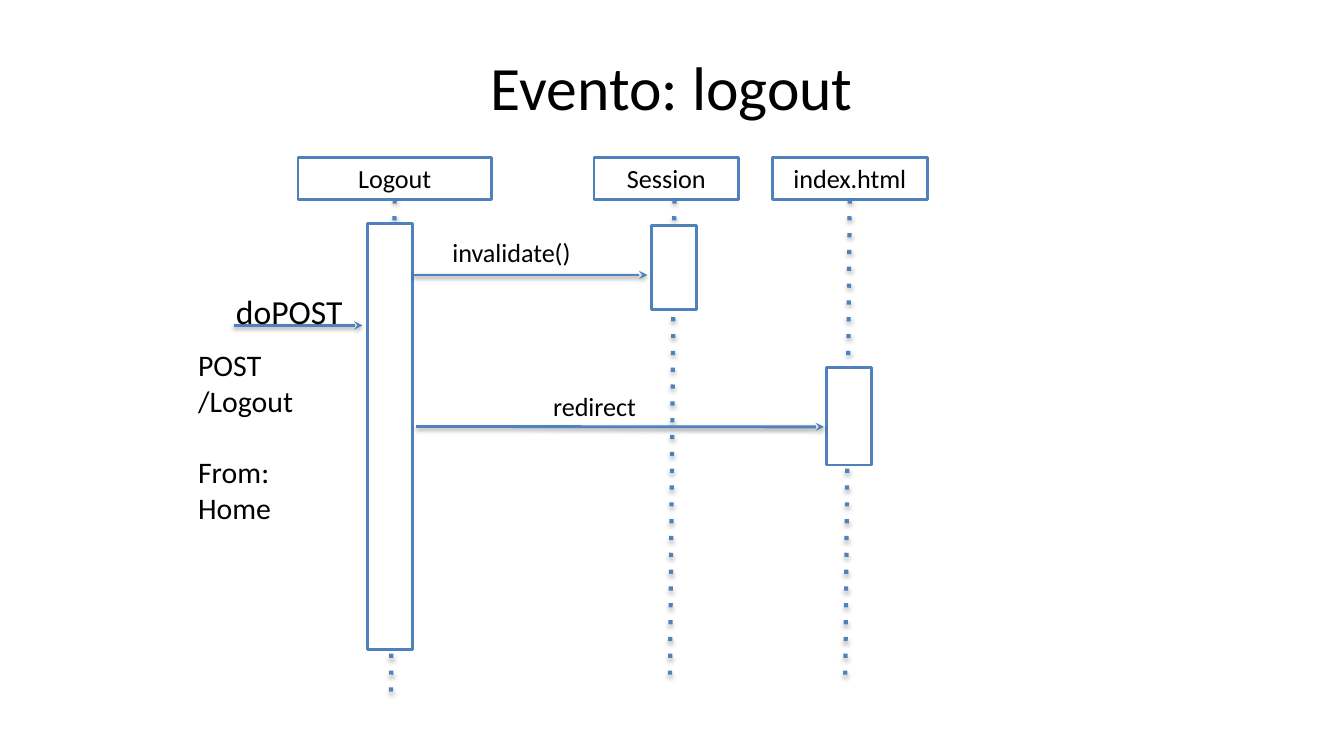
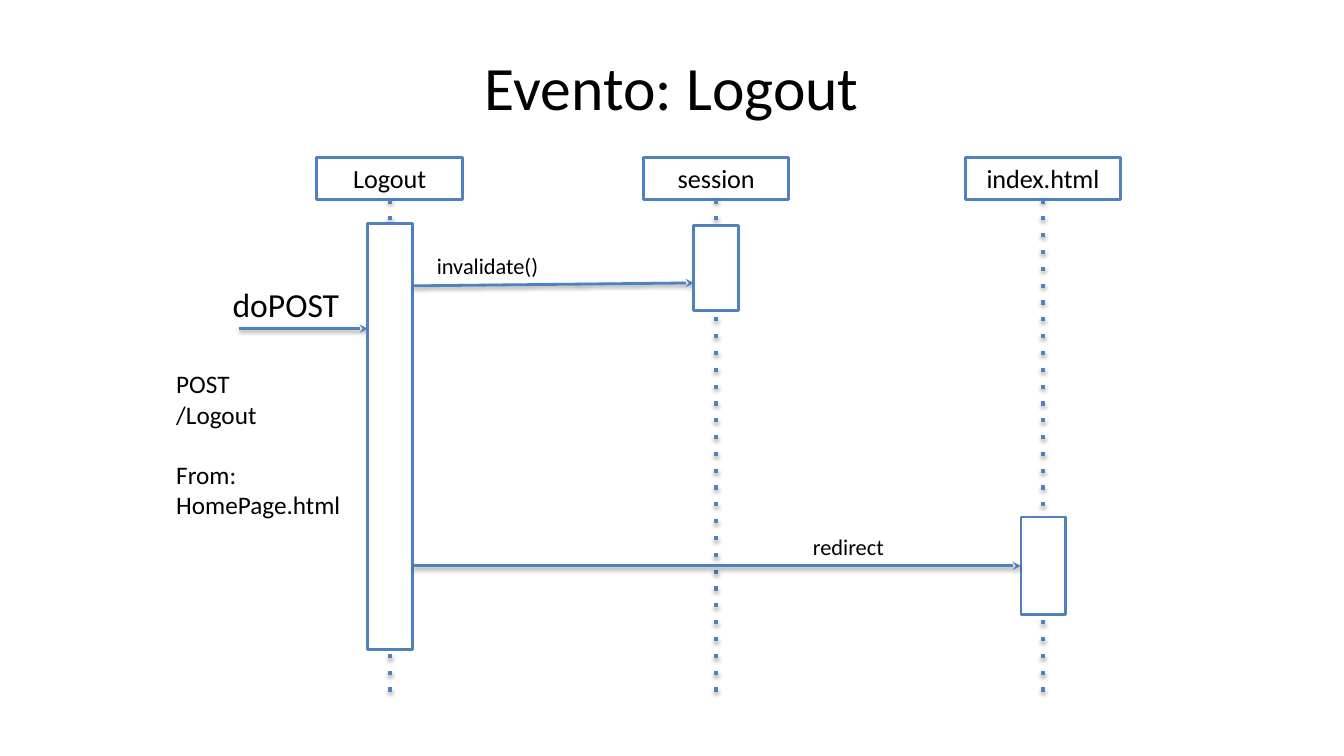
Before and after one commit to Trixyz28/TIW-ImgCatalog, a slide deck: slide 20 of Documents/ImgCatalog.pptx (slide 19 before the commit). Drawn at 1344x756 pixels with LibreOffice and Linux fonts; fonts in the diff are those of the drawing. Boxes give left, top, right and bottom in pixels: in the first picture for what was removed or moved away, otherwise in the second. Text is boxed around its words. In the diff, an @@ line names an element or a change of style, - is before the commit and + after.

```diff
--- a/Documents/ImgCatalog.pptx
+++ b/Documents/ImgCatalog.pptx
@@ title at [485,70,858,121]: text changed @@
-Evento: logout
+Evento: Logout
@@ rectangle "Logout": place and size @@
-rectangle "Logout" at [298,157,492,200]
+rectangle "Logout" at [317,157,463,200]
@@ rectangle "session": place and size @@
-rectangle "session" at [594,157,738,200]
+rectangle "session" at [644,157,788,200]
@@ text in rectangle at [678,170,755,189]: text changed @@
-Session
+session
@@ rectangle "index.html": place and size @@
-rectangle "index.html" at [772,157,928,200]
+rectangle "index.html" at [966,157,1121,200]
@@ line moved from (395, 200) - (391, 695) to (390, 200) - (390, 696) @@
@@ line moved from (675, 200) - (670, 679) to (717, 200) - (717, 696) @@
@@ line moved from (850, 200) - (846, 679) to (1044, 200) - (1044, 696) @@
@@ rectangle: place and size @@
-rectangle at [652,225,697,310]
+rectangle at [694,226,738,311]
@@ text "invalidate()": place and size @@
-text "invalidate()" at [452,243,570,266]
+text "invalidate()" at [437,258,538,277]
@@ text "invalidate()" at [437,258,538,277]: size 18.7 to 16 pt @@
@@ text "doPOST": place and size @@
-text "doPOST" at [236,300,342,327]
+text "doPOST" at [233,293,339,318]
@@ arrow moved from (413, 275) - (647, 275) to (413, 286) - (694, 283) @@
@@ arrow moved from (234, 326) - (363, 326) to (239, 329) - (368, 329) @@
@@ text "POST": place and size @@
-text "POST" at [198,356,293,520]
+text "POST" at [176,376,340,519]
@@ text at [176,376,256,429]: size 21.3 to 18 pt in "POST", "/Logout" @@
@@ text at [176,467,340,519]: text changed; size 21.3 to 18 pt @@
-From: Home
+From: HomePage.html
@@ text "redirect" at [813,539,884,555]: size 18.7 to 16 pt @@
@@ text "redirect": place and size @@
-text "redirect" at [553,397,636,417]
+text "redirect" at [813,539,884,555]
@@ rectangle: place and size @@
-rectangle at [827,367,871,465]
+rectangle at [1021,517,1066,615]
@@ arrow moved from (416, 426) - (824, 427) to (413, 566) - (1021, 566) @@
```
Also in this commit, not shown: 13 other slides changed, 5 slides added, 6 slides removed, 4 other files.
